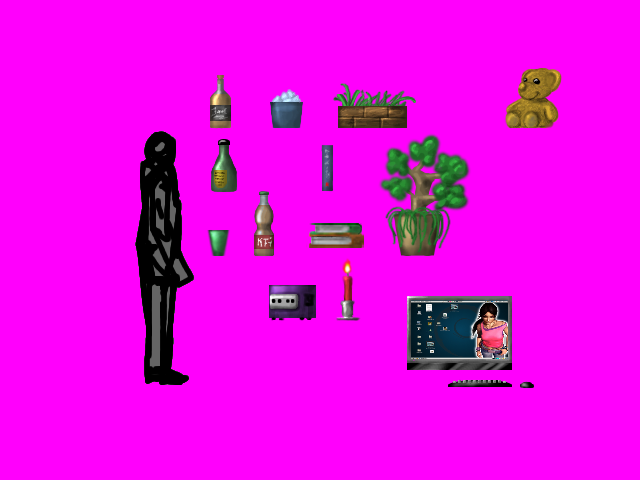
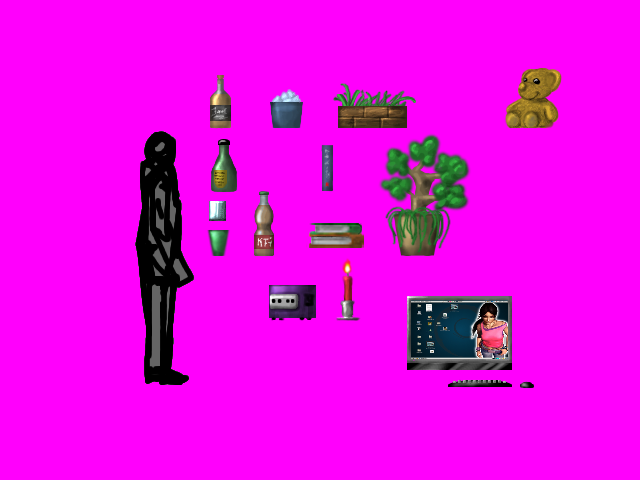
The second w=640, h=480 image is a revision of the first. Changes to its layers:
painted on "New Layer#2" over [209, 201, 226, 221]
